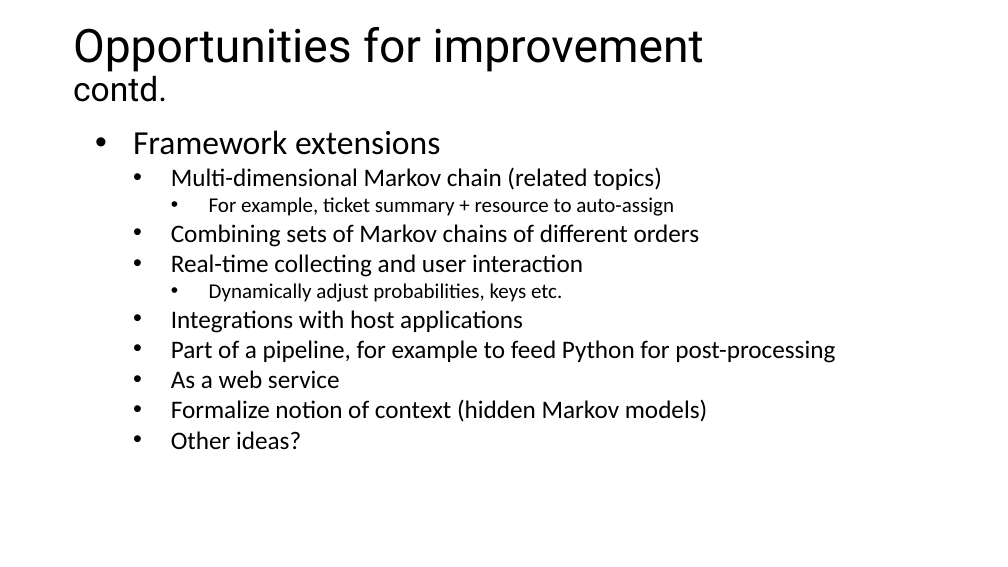
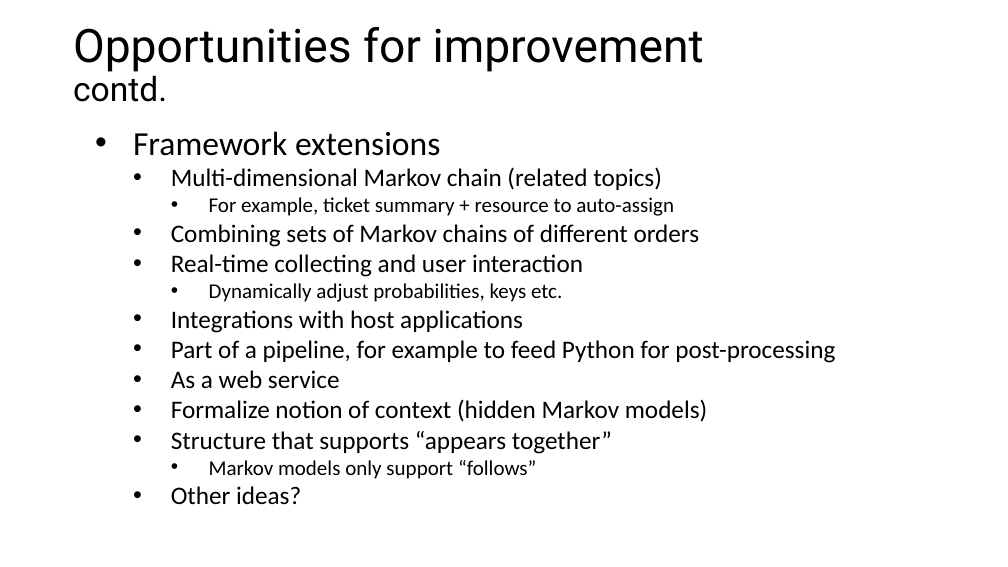
Before and after one commit to dwbzen/commonlib, a slide deck: slide 24 of doc/Markov Chain Lunch and Learn.pptx. Drawn at 1008x567 pixels with LibreOffice and Linux fonts; fonts in the diff are those of the drawing; background and template pictures are left out. Boxes give left, top, right and bottom in pixels: in the first picture for what was removed or moved away, otherwise in the second. Text is boxed around its words. In the diff, an @@ line names an element or a change of style, - is before the commit and + after.

Commit message:
Updated presentation

```diff
--- a/doc/Markov Chain Lunch and Learn.pptx
+++ b/doc/Markov Chain Lunch and Learn.pptx
@@ text at [171, 431, 612, 479]: paragraphs added @@
+  • Structure that supports “appears together”
+    • Markov models only support “follows”
```
